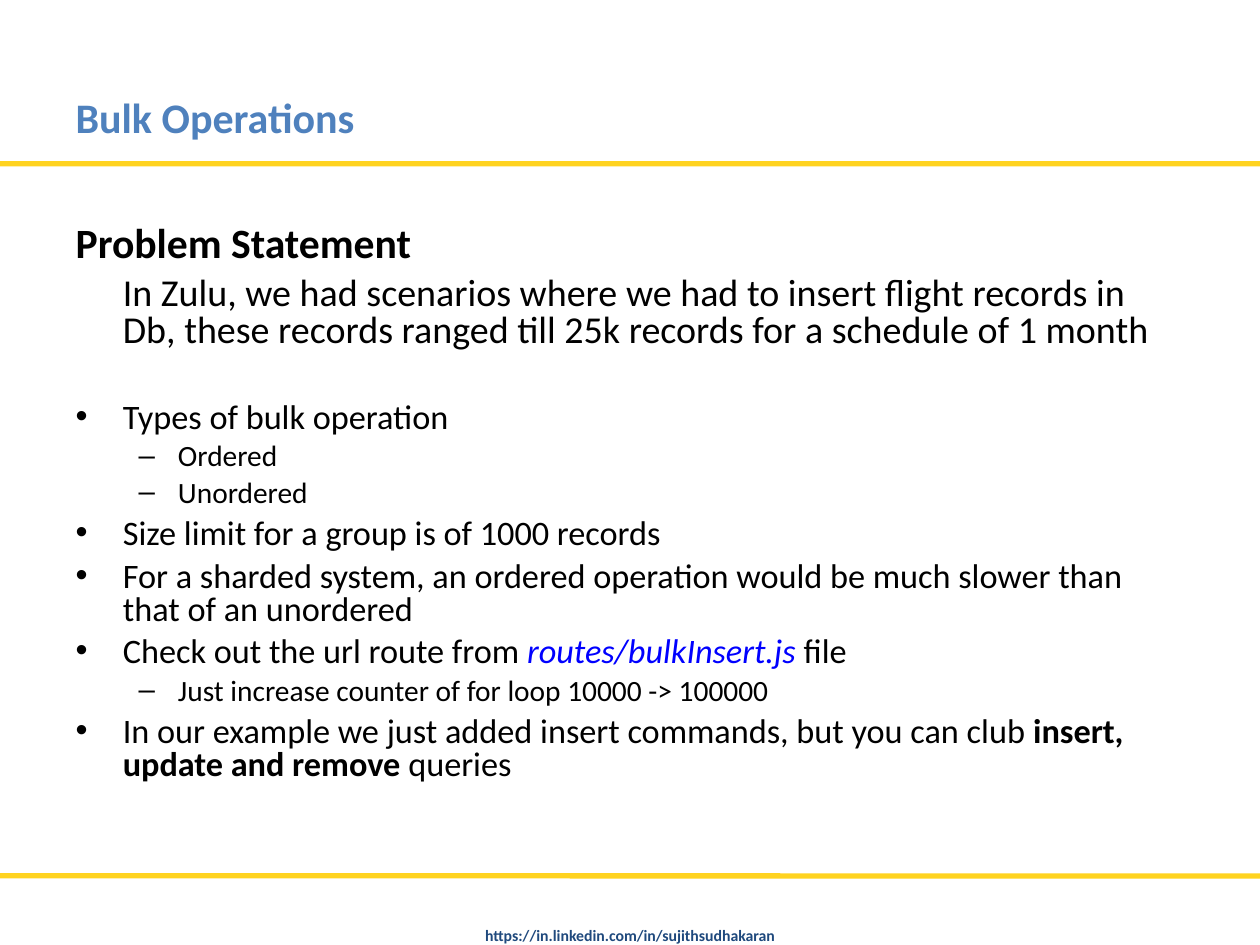
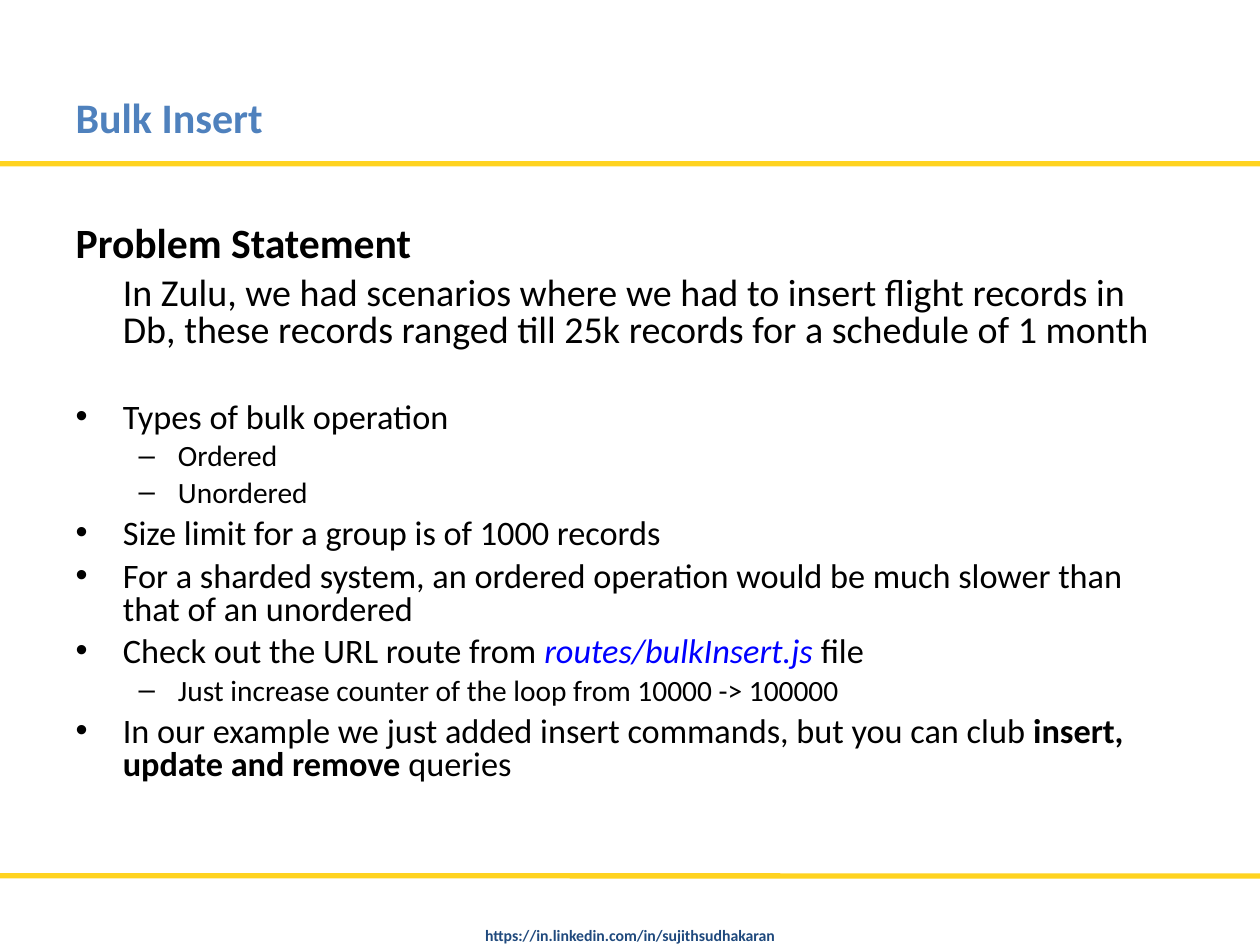
Before and after one commit to nitinmlvya/mongodb-tips-and-advfeatures, a slide deck: slide 7 of MongoDB Tips and Advance Features.odp. Drawn at 1260x945 pixels with LibreOffice and Linux fonts; fonts in the diff are those of the drawing; background and template pictures are left out. Boxes give left, top, right and bottom in pixels: in the first picture for what was removed or moved away, otherwise in the second. Text is boxed around its words. In the diff, an @@ line names an element or a change of style, - is before the commit and + after.

```diff
--- a/MongoDB Tips and Advance Features.odp
+++ b/MongoDB Tips and Advance Features.odp
@@ title at [76, 103, 263, 134]: text changed @@
-Bulk Operations
+Bulk Insert
@@ text at [123, 639, 864, 706]: text changed @@
-• Check out the url route from routes/bulkInsert.js file
-  – Just increase counter of for loop 10000 -> 100000
+• Check out the URL route from routes/bulkInsert.js file
+  – Just increase counter of the loop from 10000 -> 100000
```
Also in this commit, not shown: 7 other slides changed, 3 other files.
